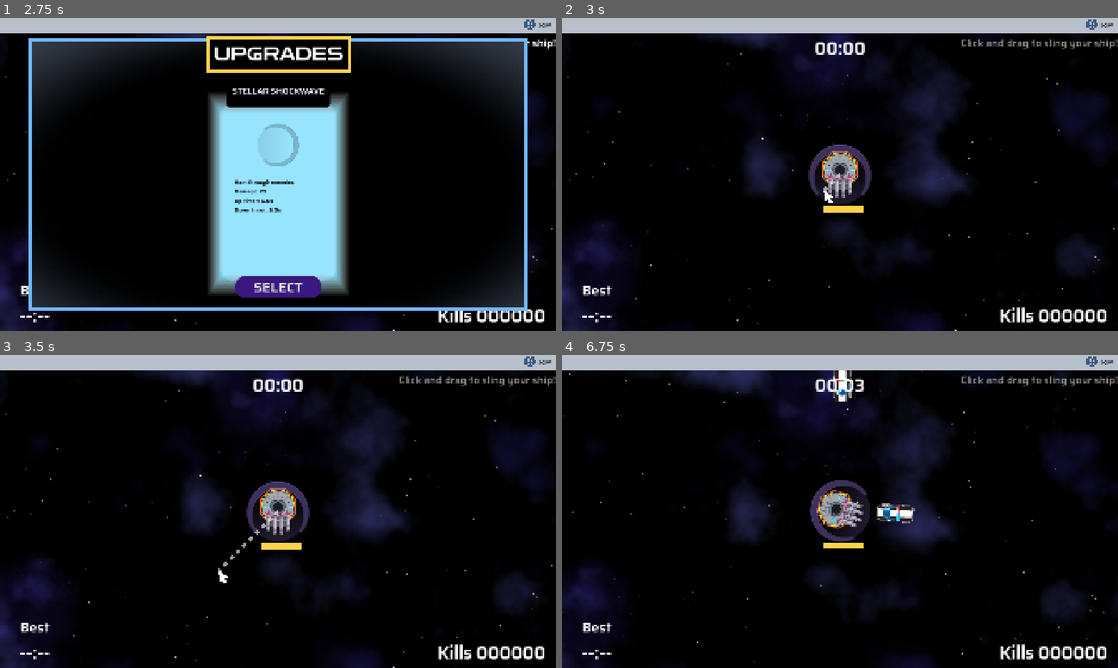
Above: before the commit, frames 1-4 (two rows, left to right).
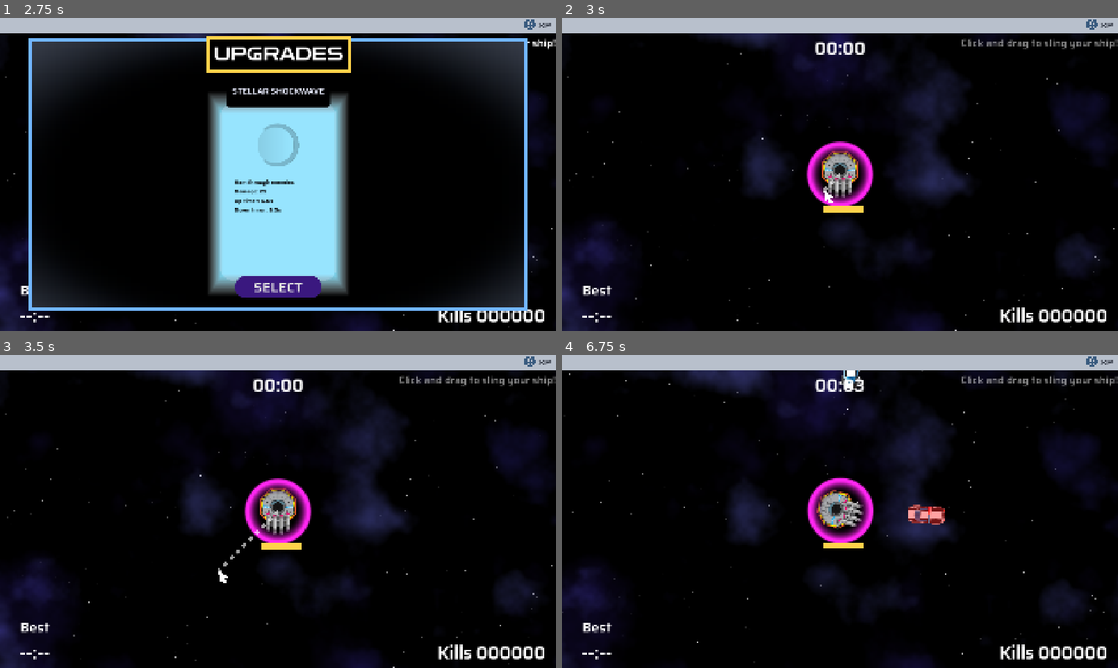
Above: after the commit, the same moments.

Repository: two-sticks-and-a-rock/space-arcade
Game: Godot game, scene res://scenes/main_menu.tscn
The game is run twice, just before and just after one commit, with the same random seed, the same clock (stepped at 60 frames per second) and the same inputs.
Inputs (mouse positions are in pixels of both pictures, inside the frame that each line leads up to):
- Up to frame 1 (2.75 s): click "START" at 0.5 s; click "SKIP" at 1.25 s; click "SKIP" at 2 s
- Up to frame 2 (3 s): click "SELECT" at 2.75 s
- Up to frame 3 (3.5 s): no input
- Up to frame 4 (6.75 s): tap Enter at 3.5 s; move the mouse to (962, 495) at 3.52 s; press the mouse at (962, 495) at 3.53 s; hold Right (move_right) 3.53-4.28 s; tap Space (sling_release, bound only after the commit) at 3.8, 4.35, 5.3, 5.85 s; move the mouse to (728, 527) at 4.27 s; release the mouse at (728, 527) at 4.28 s; hold Down (move_back) 4.28-5.03 s; click (728, 527) at 4.55 s; move the mouse to (895, 442) at 5.02 s; press the mouse at (895, 442) at 5.03 s; hold Right (move_right) 5.03-5.78 s; move the mouse to (812, 574) at 5.77 s; release the mouse at (812, 574) at 5.78 s; hold Up (move_forward) 5.78-6.53 s; click (812, 574) at 6.05 s; move the mouse to (1006, 558) at 6.52 s; press the mouse at (1006, 558) at 6.53 s; hold Left (move_left) from 6.53 s (still down)

Frame 1 is identical in both runs. In frame 2, 1.2% of the frame differs, in the area x 44-56%, y 39-60%; in frame 3, 1.3%; in frame 4, 2.3%, in the area x 44-69%, y 4-60%.

Commit message:
add vfx for engines, damage and ram shield (#77)
* add vfx for engines, damage and ram shield

Added vfx via particle effects, shaders and gradients to implement vfx for damage to player ship, damage to enemy cop ship, engine burn and new visual for ram shield to make it easier to see. Also, there is code commented out (so that it's not live) in the slingshot.gd script that, if enabled, allows for WASD + spacebar control. No new vector assets added. This is all particles, shaders and built in gradient tools with code to control them.

* Update scenes/player/player.gd

Co-authored-by: ToyaDR <ToyaDR@users.noreply.github.com>

* Update scenes/player/slingshot.gd

Co-authored-by: ToyaDR <ToyaDR@users.noreply.github.com>

* Update export_presets.cfg

accept changes from Toya to have export path = "build/index.html"; this accidentally changed due to running local tests.

---------

Co-authored-by: Lou Boudreau <loubou@Lous-Mac-mini.local>
Co-authored-by: ToyaDR <ToyaDR@users.noreply.github.com>

Diff:
--- a/project.godot
+++ b/project.godot
@@ -81,6 +81,11 @@
 "events": [Object(InputEventKey,"resource_local_to_scene":false,"resource_name":"","device":-1,"window_id":0,"alt_press …(195 unchanged characters)…
 ]
 }
+sling_release={
+"deadzone": 0.2,
+"events": [Object(InputEventKey,"resource_local_to_scene":false,"resource_name":"","device":-1,"window_id":0,"alt_pressed":false,"shift_pressed":false,"ctrl_pressed":false,"meta_pressed":false,"pressed":false,"keycode":0,"physical_keycode":32,"key_label":0,"unicode":32,"location":0,"echo":false,"script":null)
+]
+}
 
 [layer_names]
 
--- a/scenes/enemies/enemy.gd
+++ b/scenes/enemies/enemy.gd
@@ -1,8 +1,11 @@
 extends CharacterBody2D
 
 @onready var player = get_parent().get_node("%player") as StaticBody2D
+@onready var animated_sprite_2d: AnimatedSprite2D = $AnimatedSprite2D
+@onready var sparks: GPUParticles2D = $sparks
 
 @export var xp_scene : PackedScene
+@export var explosion : PackedScene
 
 var speed = Vector2(randf_range(250.0, 300.0), 0.0)
 var max_hp = 40
@@ -15,8 +18,17 @@
 var just_shoved: bool = false
 var shove_velocity: Vector2 = Vector2.ZERO
 
+func set_shader_intensity(newValue: float):
+	animated_sprite_2d.material.set_shader_parameter("blink_intensity", newValue)
+
 func take_damage(dmg: int):
 	curr_hp -= dmg
+
+	var tween = get_tree().create_tween()
+	tween.tween_method(set_shader_intensity, 1.0, 0.0, 0.5)
+	sparks.restart()
+	sparks.emitting = true
+
 	if (curr_hp <= 0):
 		var drop_xp = func():
 			var xp_drop = xp_scene.instantiate()
@@ -24,7 +36,16 @@
 			get_parent().add_child(xp_drop)
 		drop_xp.call_deferred()
 		EventBus.enemy_death.emit()
+
+		var _explosion = explosion.instantiate()
+		_explosion.position = global_position
+		_explosion.rotation = global_rotation
+		_explosion.emitting = true
+		get_parent().add_child(_explosion)
+
 		queue_free()
+
+
 
 func freeze(time: int):
 	if not is_frozen:
--- /dev/null
+++ b/scenes/enemies/enemy.gdshader
@@ -0,0 +1,20 @@
+shader_type canvas_item;
+
+uniform vec4 blink_color: source_color;
+uniform float blink_intensity = 0;
+
+//void vertex() {
+	//// Called for every vertex the material is visible on.
+//}
+
+void fragment() {
+	// Called for every pixel the material is visible on.
+	vec4 color = texture(TEXTURE, UV);
+	color = mix(color, blink_color, blink_intensity * color.a);
+	COLOR = color;
+}
+
+//void light() {
+//	// Called for every pixel for every light affecting the CanvasItem.
+//	// Uncomment to replace the default light processing function with this one.
+//}
--- a/scenes/enemies/enemy.tscn
+++ b/scenes/enemies/enemy.tscn
@@ -3,6 +3,14 @@
 [ext_resource type="Script" uid="uid://btilt47p7ljqj" path="res://scenes/enemies/enemy.gd" id="1_md0e3"]
 [ext_resource type="Texture2D" uid="uid://b1celxowwo2dv" path="res://art/sprites/enemy/space_police_128.svg" id="2_8e3ao"]
 [ext_resource type="PackedScene" uid="uid://oaoj8eb8rbpv" path="res://scenes/xp/xp_gear.tscn" id="2_38ino"]
+[ext_resource type="Shader" uid="uid://cytwnjpq61s7w" path="res://scenes/enemies/enemy.gdshader" id="3_fcftc"]
+[ext_resource type="PackedScene" uid="uid://fsu3hsfbo4ju" path="res://scenes/enemies/explosion.tscn" id="3_lu5c6"]
+
+[sub_resource type="ShaderMaterial" id="ShaderMaterial_fw3ta"]
+resource_local_to_scene = true
+shader = ExtResource("3_fcftc")
+shader_parameter/blink_color = Color(1, 0, 0, 1)
+shader_parameter/blink_intensity = 0.0
 
 [sub_resource type="SpriteFrames" id="SpriteFrames_kcn5b"]
 animations = [{
@@ -18,15 +26,46 @@
 [sub_resource type="RectangleShape2D" id="RectangleShape2D_8e3ao"]
 size = Vector2(127, 48)
 
+[sub_resource type="Gradient" id="Gradient_lu5c6"]
+offsets = PackedFloat32Array(0.11277174, 0.27038044, 0.6576087, 0.9456522)
+colors = PackedColorArray(0, 0, 0, 1, 1, 1, 1, 1, 0.9289618, 0.9289618, 0.9289618, 1, 0, 1, 0.98333335, 1)
+
+[sub_resource type="GradientTexture1D" id="GradientTexture1D_fcs02"]
+gradient = SubResource("Gradient_lu5c6")
+
+[sub_resource type="Gradient" id="Gradient_fcftc"]
+colors = PackedColorArray(1, 1, 1, 1, 1, 1, 1, 0)
+
+[sub_resource type="GradientTexture1D" id="GradientTexture1D_mvvwu"]
+gradient = SubResource("Gradient_fcftc")
+
+[sub_resource type="ParticleProcessMaterial" id="ParticleProcessMaterial_jhca6"]
+lifetime_randomness = 1.0
+particle_flag_disable_z = true
+emission_shape = 3
+emission_box_extents = Vector3(2, 25, 0)
+direction = Vector3(-0.5, 0, 0)
+spread = 135.0
+initial_velocity_min = 100.0
+initial_velocity_max = 300.0
+gravity = Vector3(0, 0, 0)
+damping_min = 50.000004
+damping_max = 400.00003
+scale_max = 4.0
+color_ramp = SubResource("GradientTexture1D_mvvwu")
+color_initial_ramp = SubResource("GradientTexture1D_fcs02")
+
 [node name="EnemyCopCar" type="CharacterBody2D" unique_id=202267076 groups=["enemy"]]
 collision_layer = 66
 collision_mask = 65
 motion_mode = 1
 script = ExtResource("1_md0e3")
 xp_scene = ExtResource("2_38ino")
+explosion = ExtResource("3_lu5c6")
 metadata/_edit_group_ = true
 
 [node name="AnimatedSprite2D" type="AnimatedSprite2D" parent="." unique_id=249472969]
+material = SubResource("ShaderMaterial_fw3ta")
 rotation = 1.5707964
 sprite_frames = SubResource("SpriteFrames_kcn5b")
 
@@ -41,4 +80,13 @@
 [node name="CollisionPolygon2D" type="CollisionPolygon2D" parent="." unique_id=777857065]
 polygon = PackedVector2Array(-1, -16, 61, 0, 0, 16, -58, 0)
 
+[node name="sparks" type="GPUParticles2D" parent="." unique_id=383698339]
+position = Vector2(61, 1)
+emitting = false
+amount = 15
+lifetime = 0.8
+one_shot = true
+explosiveness = 1.0
+process_material = SubResource("ParticleProcessMaterial_jhca6")
+
 [connection signal="screen_exited" from="VisibleOnScreenNotifier2D" to="." method="_on_screen_exited"]
--- /dev/null
+++ b/scenes/enemies/explosion.tscn
@@ -0,0 +1,49 @@
+[gd_scene format=3 uid="uid://fsu3hsfbo4ju"]
+
+[sub_resource type="Gradient" id="Gradient_h7v5p"]
+offsets = PackedFloat32Array(0.7241848, 1)
+colors = PackedColorArray(1, 0, 0, 1, 1, 0.75, 0, 1)
+
+[sub_resource type="GradientTexture1D" id="GradientTexture1D_mvvwu"]
+gradient = SubResource("Gradient_h7v5p")
+
+[sub_resource type="Gradient" id="Gradient_l77qx"]
+offsets = PackedFloat32Array(0.13315217, 1)
+colors = PackedColorArray(1, 1, 1, 1, 1, 1, 1, 0)
+
+[sub_resource type="GradientTexture1D" id="GradientTexture1D_snf7m"]
+gradient = SubResource("Gradient_l77qx")
+
+[sub_resource type="Curve" id="Curve_82hkh"]
+_data = [Vector2(0.115189865, 1), 0.0, 0.0, 0, 0, Vector2(1, 0), 0.0, 0.0, 0, 0]
+point_count = 2
+
+[sub_resource type="CurveTexture" id="CurveTexture_jfj5a"]
+curve = SubResource("Curve_82hkh")
+
+[sub_resource type="ParticleProcessMaterial" id="ParticleProcessMaterial_jhca6"]
+lifetime_randomness = 0.5
+particle_flag_disable_z = true
+emission_shape = 1
+emission_sphere_radius = 1.0
+angle_min = 1.0728835e-05
+angle_max = 180.00002
+inherit_velocity_ratio = 500.0
+direction = Vector3(0, 0, 0)
+spread = 180.0
+initial_velocity_min = 100.0
+initial_velocity_max = 500.0
+gravity = Vector3(0, 0, 0)
+damping_min = 50.000004
+damping_max = 600.0
+scale_max = 10.0
+scale_curve = SubResource("CurveTexture_jfj5a")
+color_ramp = SubResource("GradientTexture1D_snf7m")
+color_initial_ramp = SubResource("GradientTexture1D_mvvwu")
+
+[node name="GPUParticles2D" type="GPUParticles2D" unique_id=1077231508]
+emitting = false
+amount = 50
+one_shot = true
+explosiveness = 1.0
+process_material = SubResource("ParticleProcessMaterial_jhca6")
--- /dev/null
+++ b/scenes/player/engine_burn.gd
@@ -0,0 +1,29 @@
+extends Node2D
+
+@onready var engine_pulse_1: GPUParticles2D = $engine_pulse1
+@onready var engine_pulse_2: GPUParticles2D = $engine_pulse2
+@onready var engine_pulse_3: GPUParticles2D = $engine_pulse3
+@onready var engine_pulse_4: GPUParticles2D = $engine_pulse4
+
+
+
+# Called when the node enters the scene tree for the first time.
+func _ready() -> void:
+	pass # Replace with function body.
+
+
+# Called every frame. 'delta' is the elapsed time since the previous frame.
+#func _process(delta: float) -> void:
+	#pass
+
+
+func _on_engine_burn() -> void:
+	engine_pulse_1.restart()
+	engine_pulse_1.emitting = true
+	engine_pulse_2.restart()
+	engine_pulse_2.emitting = true
+	engine_pulse_3.restart()
+	engine_pulse_3.emitting = true
+	engine_pulse_4.restart()
+	engine_pulse_4.emitting = true
+	pass # Replace with function body.
--- /dev/null
+++ b/scenes/player/engine_particles.tscn
@@ -0,0 +1,41 @@
+[gd_scene format=3 uid="uid://blvvtghlt3kca"]
+
+[sub_resource type="Gradient" id="Gradient_4t1mf"]
+offsets = PackedFloat32Array(0.6970109, 1)
+colors = PackedColorArray(1, 1, 1, 1, 1, 1, 1, 0)
+
+[sub_resource type="GradientTexture1D" id="GradientTexture1D_fcs02"]
+gradient = SubResource("Gradient_4t1mf")
+
+[sub_resource type="Curve" id="Curve_b36jx"]
+_data = [Vector2(0.008860763, 0.9598893), 0.0, -0.043381415, 0, 0, Vector2(0.9810127, 0), 0.027422115, 0.0, 0, 0]
+point_count = 2
+
+[sub_resource type="CurveTexture" id="CurveTexture_ugbui"]
+curve = SubResource("Curve_b36jx")
+
+[sub_resource type="ParticleProcessMaterial" id="ParticleProcessMaterial_gx1jg"]
+lifetime_randomness = 0.5
+particle_flag_disable_z = true
+emission_shape = 3
+emission_box_extents = Vector3(2, 20, 1)
+direction = Vector3(0, 1, 0)
+spread = 10.0
+initial_velocity_min = 300.0
+initial_velocity_max = 1000.0
+gravity = Vector3(0, 0, 0)
+scale_max = 5.0
+scale_curve = SubResource("CurveTexture_ugbui")
+color = Color(0.9666667, 0, 1, 1)
+color_ramp = SubResource("GradientTexture1D_fcs02")
+hue_variation_min = -0.050000023
+hue_variation_max = 0.049999975
+
+[node name="engine_pulse" type="GPUParticles2D" unique_id=720350292]
+emitting = false
+amount = 50
+one_shot = true
+speed_scale = 1.5
+explosiveness = 0.8
+randomness = 0.5
+process_material = SubResource("ParticleProcessMaterial_gx1jg")
--- a/scenes/player/player.gd
+++ b/scenes/player/player.gd
@@ -9,6 +9,8 @@
 @onready var xp_bar : ProgressBar = $Hud/XpBar
 @onready var magnet_collider : CollisionShape2D = $XpMagnet/CollisionShape2D
 @onready var sprite : Sprite2D = $Sprite2D
+@onready var sprite_2d: Sprite2D = $Sprite2D/Sprite2D
+@onready var sparks: GPUParticles2D = $sparks
 
 @onready var hud : CanvasLayer = $Hud
 
@@ -17,6 +19,7 @@
 var magnet_radius : int = 150
 
 var immune_to_damage : bool = false
+
 
 func _ready():
 	hp_bar.max_value = max_hp
@@ -32,10 +35,20 @@
 	# var missile_silo = missile_silo_scene.instantiate() as Node2D
 	# add_child(missile_silo)
 
+# for blinking on taking damage
+func set_shader_intensity(newValue: float):
+	sprite_2d.material.set_shader_parameter("blink_intensity", newValue)
+
 func take_damage(dmg: int):
 	if immune_to_damage:
 		return
 	curr_hp -= dmg
+
+	# blink tween and kick off animation for sparks
+	var tween = get_tree().create_tween()
+	tween.tween_method(set_shader_intensity, 1.0, 0.0, 0.5)
+	sparks.restart()
+	sparks.emitting = true
 
 func gain_xp(xp: int):
 	xp_bar.gain_xp(xp)
@@ -50,6 +63,7 @@
 
 func _physics_process(_delta):
 	sprite.look_at(-1*get_global_mouse_position())
+
 	hp_bar.value = curr_hp
 	if (curr_hp <= 0):
 		handle_game_over.call_deferred()
--- a/scenes/player/player.tscn
+++ b/scenes/player/player.tscn
@@ -6,12 +6,20 @@
 [ext_resource type="PackedScene" uid="uid://dqg2sovwx03w3" path="res://scenes/player/player_cam.tscn" id="3_lvxji"]
 [ext_resource type="PackedScene" uid="uid://dyeikbrn1kse8" path="res://scenes/player/player_weapons/frost_nova/frost_nova.tscn" id="3_qek5x"]
 [ext_resource type="Texture2D" uid="uid://d1ket6flnqnch" path="res://art/sprites/player/player_ship_v02_128x162.svg" id="4_0owmy"]
-[ext_resource type="PackedScene" uid="uid://ixp2d2233w0e" path="res://scenes/player/player_weapons/missile_silo/missile_silo.tscn" id="4_je7p5"]
+[ext_resource type="PackedScene" uid="uid://ixp2d2233w0e" path="res://scenes/player/player_weapons/Missile_Silo/missile_silo.tscn" id="4_je7p5"]
 [ext_resource type="PackedScene" uid="uid://cmlijvf1tcg3a" path="res://scenes/player/player_weapons/ram_shield/ram_shield.tscn" id="5_fm80t"]
 [ext_resource type="PackedScene" uid="uid://dto3jjxkpeho1" path="res://scenes/xp/xp_bar.tscn" id="6_75vfm"]
+[ext_resource type="Shader" uid="uid://b5rcfmn25eeb" path="res://scenes/player/player_blink.gdshader" id="6_gx1jg"]
 [ext_resource type="Script" uid="uid://6f5n0ek5ibig" path="res://scenes/player/hud.gd" id="7_h17s1"]
+[ext_resource type="Script" uid="uid://cx6hdh3vv7dx2" path="res://scenes/player/engine_burn.gd" id="8_fcs02"]
 [ext_resource type="Theme" uid="uid://drsxtvymgay2s" path="res://scenes/ui/themes/default/default.tres" id="8_qek5x"]
 [ext_resource type="Texture2D" uid="uid://c3tnm6dujlkue" path="res://art/sprites/bullets/orbiter_placeholder 2.png" id="9_5gtgg"]
+[ext_resource type="PackedScene" uid="uid://blvvtghlt3kca" path="res://scenes/player/engine_particles.tscn" id="9_myrg7"]
+
+[sub_resource type="ShaderMaterial" id="ShaderMaterial_jt03m"]
+shader = ExtResource("6_gx1jg")
+shader_parameter/blink_color = Color(1, 0.85, 0, 1)
+shader_parameter/blink_intensity = 0.0
 
 [sub_resource type="CircleShape2D" id="CircleShape2D_gmlin"]
 radius = 64.0
@@ -31,6 +39,37 @@
 
 [sub_resource type="CircleShape2D" id="CircleShape2D_kcn5b"]
 radius = 147.16656
+
+[sub_resource type="Gradient" id="Gradient_ugbui"]
+offsets = PackedFloat32Array(0.1888587, 0.43070653, 0.7404891, 0.9660326)
+colors = PackedColorArray(1, 0, 0, 1, 1, 0.5, 0, 1, 1, 0.7666667, 0, 1, 1, 1, 1, 1)
+
+[sub_resource type="GradientTexture1D" id="GradientTexture1D_lnxel"]
+gradient = SubResource("Gradient_ugbui")
+
+[sub_resource type="Gradient" id="Gradient_gx1jg"]
+colors = PackedColorArray(1, 1, 1, 1, 1, 1, 1, 0)
+
+[sub_resource type="GradientTexture1D" id="GradientTexture1D_mvvwu"]
+gradient = SubResource("Gradient_gx1jg")
+
+[sub_resource type="ParticleProcessMaterial" id="ParticleProcessMaterial_jhca6"]
+lifetime_randomness = 1.0
+particle_flag_disable_z = true
+emission_shape = 6
+emission_ring_axis = Vector3(0, 0, 0)
+emission_ring_height = 1.0
+emission_ring_radius = 40.0
+emission_ring_inner_radius = 60.0
+emission_ring_cone_angle = 90.0
+direction = Vector3(0, 0, 0)
+spread = 180.0
+initial_velocity_min = 100.0
+initial_velocity_max = 400.0
+gravity = Vector3(0, 0, 0)
+scale_max = 3.0
+color_ramp = SubResource("GradientTexture1D_mvvwu")
+color_initial_ramp = SubResource("GradientTexture1D_lnxel")
 
 [node name="player" type="StaticBody2D" unique_id=1664336922]
 z_index = 10
@@ -45,8 +84,30 @@
 [node name="Sprite2D" type="Sprite2D" parent="." unique_id=1031992017]
 
 [node name="Sprite2D" type="Sprite2D" parent="Sprite2D" unique_id=1876554260]
+material = SubResource("ShaderMaterial_jt03m")
 rotation = 1.5707964
 texture = ExtResource("4_0owmy")
+
+[node name="Polygon2D" type="Polygon2D" parent="Sprite2D/Sprite2D" unique_id=2026557608]
+visible = false
+position = Vector2(10.000004, 79)
+color = Color(1, 0, 0.916667, 1)
+polygon = PackedVector2Array(-4, 0, 2, 105, 8, 0)
+
+[node name="engine_burn" type="Node2D" parent="Sprite2D/Sprite2D" unique_id=879097901]
+script = ExtResource("8_fcs02")
+
+[node name="engine_pulse1" parent="Sprite2D/Sprite2D/engine_burn" unique_id=714941934 instance=ExtResource("9_myrg7")]
+position = Vector2(-32.999996, 69)
+
+[node name="engine_pulse2" parent="Sprite2D/Sprite2D/engine_burn" unique_id=608064657 instance=ExtResource("9_myrg7")]
+position = Vector2(-12.999996, 79)
+
+[node name="engine_pulse3" parent="Sprite2D/Sprite2D/engine_burn" unique_id=720350292 instance=ExtResource("9_myrg7")]
+position = Vector2(13.000004, 79)
+
+[node name="engine_pulse4" parent="Sprite2D/Sprite2D/engine_burn" unique_id=1893397352 instance=ExtResource("9_myrg7")]
+position = Vector2(33.000004, 70)
 
 [node name="CollisionShape2D" type="CollisionShape2D" parent="." unique_id=697972149]
 shape = SubResource("CircleShape2D_gmlin")
@@ -192,3 +253,14 @@
 [node name="CollisionShape2D" type="CollisionShape2D" parent="XpMagnet" unique_id=1272105766]
 shape = SubResource("CircleShape2D_kcn5b")
 debug_color = Color(0.6044142, 0.5131459, 0.48474836, 0.41960785)
+
+[node name="sparks" type="GPUParticles2D" parent="." unique_id=144542687]
+position = Vector2(16, -5)
+emitting = false
+amount = 30
+lifetime = 0.6
+one_shot = true
+explosiveness = 1.0
+process_material = SubResource("ParticleProcessMaterial_jhca6")
+
+[connection signal="engine_burn" from="slingshot" to="Sprite2D/Sprite2D/engine_burn" method="_on_engine_burn"]
--- /dev/null
+++ b/scenes/player/player_blink.gdshader
@@ -0,0 +1,20 @@
+shader_type canvas_item;
+
+uniform vec4 blink_color: source_color;
+uniform float blink_intensity = 0;
+
+//void vertex() {
+	//// Called for every vertex the material is visible on.
+//}
+
+void fragment() {
+	// Called for every pixel the material is visible on.
+	vec4 color = texture(TEXTURE, UV);
+	color = mix(color, blink_color, blink_intensity * color.a);
+	COLOR = color;
+}
+
+//void light() {
+//	// Called for every pixel for every light affecting the CanvasItem.
+//	// Uncomment to replace the default light processing function with this one.
+//}
--- a/scenes/player/player_weapons/ram_shield/ram_shield.gd
+++ b/scenes/player/player_weapons/ram_shield/ram_shield.gd
@@ -4,6 +4,10 @@
 
 @onready var ram_cap : PlayerBullet = $RamCap
 @onready var power_up : TextureProgressBar = $RamCap/AnimatedSprite2D/TextureProgressBar
+#@onready var shield_bubble : Sprite2D = $ShieldBubble
+@onready var animationPlayer : AnimationPlayer = $AnimationPlayer
+@export var time_warning : float = 2.0
+
 
 func _reinstantiate_weapon():
 	up_timer.start()
@@ -22,6 +26,9 @@
 	player.immune_to_damage = true
 	ram_cap.collider.disabled = false
 
+	animationPlayer.play_backwards("fade_out")
+	await animationPlayer.animation_finished
+
 func _on_up_timer_timeout():
 	down_timer.start()
 	up_timer.stop()
@@ -31,5 +38,28 @@
 	power_up.max_value = down_timer.wait_time
 	ram_cap.collider.disabled = true
 
+	animationPlayer.play("fade_out")
+	await animationPlayer.animation_finished
+
 func _physics_process(_delta):
-	power_up.value = down_timer.wait_time-down_timer.time_left
+	#pass
+	#power_up.value = down_timer.wait_time-down_timer.time_left
+	if up_timer.is_stopped() == true:
+		#shield_bubble.self_modulate = Color(1.0, 0.277, 0.15, 1.0)
+
+		#power_up.tint_progress = Color("694bff")
+		#power_up.tint_under = Color("000000")
+		#power_up.set_fill_mode(0) # FILL_LEFT_TO_RIGHT = 0 / FILL_RIGHT_TO_LEFT = 1
+		power_up.value = down_timer.wait_time-down_timer.time_left
+
+
+	if up_timer.is_stopped() != true:
+		#shield_bubble.self_modulate = Color(1.0, 0.149, 0.945, 1.0)
+
+		#power_up.tint_progress = Color("00ef15")
+		#power_up.tint_under = Color("005c08ff")
+		#power_up.set_fill_mode(1)
+		power_up.value = up_timer.time_left
+		if up_timer.time_left <= time_warning:
+			animationPlayer.play("time_out_warning")
+			await animationPlayer.animation_finished
--- a/scenes/player/player_weapons/ram_shield/ram_shield.tscn
+++ b/scenes/player/player_weapons/ram_shield/ram_shield.tscn
@@ -5,7 +5,7 @@
 [ext_resource type="Texture2D" uid="uid://dr03oym73vfjn" path="res://art/sprites/bullets/shield3.png" id="3_fw3ta"]
 
 [sub_resource type="CircleShape2D" id="CircleShape2D_ks08d"]
-radius = 72.02777
+radius = 116.01724
 
 [sub_resource type="SpriteFrames" id="SpriteFrames_fw3ta"]
 animations = [{
@@ -17,6 +17,72 @@
 "name": &"default",
 "speed": 5.0
 }]
+
+[sub_resource type="Animation" id="Animation_fw3ta"]
+length = 0.001
+tracks/0/type = "value"
+tracks/0/imported = false
+tracks/0/enabled = true
+tracks/0/path = NodePath("ShieldBubble:self_modulate")
+tracks/0/interp = 1
+tracks/0/loop_wrap = true
+tracks/0/keys = {
+"times": PackedFloat32Array(0),
+"transitions": PackedFloat32Array(1),
+"update": 0,
+"values": [Color(1, 0.14999998, 0.9433334, 1)]
+}
+
+[sub_resource type="Animation" id="Animation_ks08d"]
+resource_name = "fade_out"
+tracks/0/type = "value"
+tracks/0/imported = false
+tracks/0/enabled = true
+tracks/0/path = NodePath("ShieldBubble:self_modulate")
+tracks/0/interp = 1
+tracks/0/loop_wrap = true
+tracks/0/keys = {
+"times": PackedFloat32Array(0, 1),
+"transitions": PackedFloat32Array(1, 1),
+"update": 0,
+"values": [Color(1, 0.14999998, 0.9433334, 1), Color(1, 0.14999998, 0.17833328, 0.078431375)]
+}
+
+[sub_resource type="Animation" id="Animation_y5ytx"]
+resource_name = "time_out_warning"
+length = 0.6666667
+loop_mode = 1
+tracks/0/type = "value"
+tracks/0/imported = false
+tracks/0/enabled = true
+tracks/0/path = NodePath("ShieldBubble:self_modulate")
+tracks/0/interp = 1
+tracks/0/loop_wrap = true
+tracks/0/keys = {
+"times": PackedFloat32Array(0, 0.5),
+"transitions": PackedFloat32Array(1, 1),
+"update": 0,
+"values": [Color(1, 0.14999998, 0.9433334, 1), Color(1, 0.14999998, 0.9433334, 0.19607843)]
+}
+
+[sub_resource type="AnimationLibrary" id="AnimationLibrary_y5ytx"]
+_data = {
+&"RESET": SubResource("Animation_fw3ta"),
+&"fade_out": SubResource("Animation_ks08d"),
+&"time_out_warning": SubResource("Animation_y5ytx")
+}
+
+[sub_resource type="Gradient" id="Gradient_mvvwu"]
+offsets = PackedFloat32Array(0.5012136, 0.85679615, 0.9368932, 1)
+colors = PackedColorArray(0, 0, 0, 0, 1, 1, 1, 1, 1, 1, 1, 1, 0, 0, 0, 0)
+
+[sub_resource type="GradientTexture2D" id="GradientTexture2D_jhca6"]
+gradient = SubResource("Gradient_mvvwu")
+width = 128
+height = 128
+fill = 1
+fill_from = Vector2(0.5, 0.5)
+fill_to = Vector2(0.17948718, 0.16239317)
 
 [node name="RamShield" type="Node2D" unique_id=1339649772]
 script = ExtResource("1_rl1gc")
@@ -45,6 +111,7 @@
 shape = SubResource("CircleShape2D_ks08d")
 
 [node name="AnimatedSprite2D" type="AnimatedSprite2D" parent="RamCap" unique_id=1792486684]
+visible = false
 sprite_frames = SubResource("SpriteFrames_fw3ta")
 
 [node name="TextureProgressBar" type="TextureProgressBar" parent="RamCap/AnimatedSprite2D" unique_id=1022541930]
@@ -61,8 +128,18 @@
 max_value = 5.0
 step = 0.1
 value = 2.0
+texture_under = ExtResource("3_fw3ta")
 texture_progress = ExtResource("3_fw3ta")
-tint_progress = Color(0.41960785, 0.1764706, 1, 1)
+tint_under = Color(1, 0.14901961, 1, 1)
+tint_progress = Color(0.4117647, 0.29411766, 1, 1)
+
+[node name="AnimationPlayer" type="AnimationPlayer" parent="." unique_id=137672045]
+libraries/ = SubResource("AnimationLibrary_y5ytx")
+
+[node name="ShieldBubble" type="Sprite2D" parent="." unique_id=1167272965]
+self_modulate = Color(1, 0.14999998, 0.9433334, 1)
+scale = Vector2(2, 2)
+texture = SubResource("GradientTexture2D_jhca6")
 
 [connection signal="timeout" from="UpTimer" to="." method="_on_up_timer_timeout"]
 [connection signal="timeout" from="DownTimer" to="." method="_on_down_timer_timeout"]
--- a/scenes/player/slingshot.gd
+++ b/scenes/player/slingshot.gd
@@ -4,6 +4,18 @@
 
 var start_vector := Vector2.ZERO
 var end_vector := Vector2.ZERO
+
+@onready var sprite: Sprite2D = $"../Sprite2D"
+
+signal engine_burn
+
+# for WASD controls
+#var rotate_wasd_direction : int = 0
+#@export var rotate_wasd_speed : float = 8.0
+#@export var sling_charge_rate : float = 8.0
+#var sling_is_charging : int = 0
+#var sling_charge : float = 0
+#var use_wasd : bool = false
 
 func handle_speed(slingshot_vector: Vector2):
 		Mover.direction = slingshot_vector.normalized()
@@ -24,7 +36,48 @@
 		add_point(visible_end_vector, 1)
 
 	if Input.is_action_just_released("click"):
+		emit_signal("engine_burn")
 		clear_points()
 		var slingshot_vector = (start_vector - end_vector).limit_length(Mover.slingshot_length_clamp)
 		handle_speed(slingshot_vector)
 		Sfx.thrust_start()
+
+
+	# code for WASD controls
+	#if _event.is_action_pressed("move_left"):
+		#rotate_wasd_direction = -1
+		#
+	#if _event.is_action_pressed("move_right"):
+		#rotate_wasd_direction = 1
+	#if _event.is_action_released("move_left") or _event.is_action_released("move_right"):
+		#rotate_wasd_direction = 0
+	#
+	#if _event.is_action_pressed("move_forward"):
+		#sling_is_charging = 1
+	#if _event.is_action_pressed("move_back"):
+		#sling_is_charging = -1
+	#if _event.is_action_released("move_forward") or _event.is_action_released("move_back"):
+		#sling_is_charging = 0
+		#
+	#if _event.is_action_pressed("sling_release"):
+		#var tempVector2 = Vector2(1, 0).rotated(sprite.rotation)
+		#Mover.direction = tempVector2
+		#Mover.speed = sling_charge
+		#Sfx.thrust_start()
+		##sling_charge = 0
+		#sling_is_charging = 0
+		#
+	#if _event is InputEventKey:
+		#use_wasd = true
+	#if _event is InputEventMouse:
+		#use_wasd = false
+
+func _physics_process(_delta: float) -> void:
+	#if use_wasd == false:
+		#sprite.look_at(-1*get_global_mouse_position())
+		pass
+
+	#if use_wasd == true:
+		#sprite.rotate(rotate_wasd_direction * rotate_wasd_speed * _delta)
+		#sling_charge += sling_is_charging * sling_charge_rate
+		#sling_charge = clamp(sling_charge, 0, 500)
Not shown, added: scenes/enemies/enemy.gdshader.uid
Not shown, added: scenes/player/engine_burn.gd.uid
Not shown, added: scenes/player/player_blink.gdshader.uid
